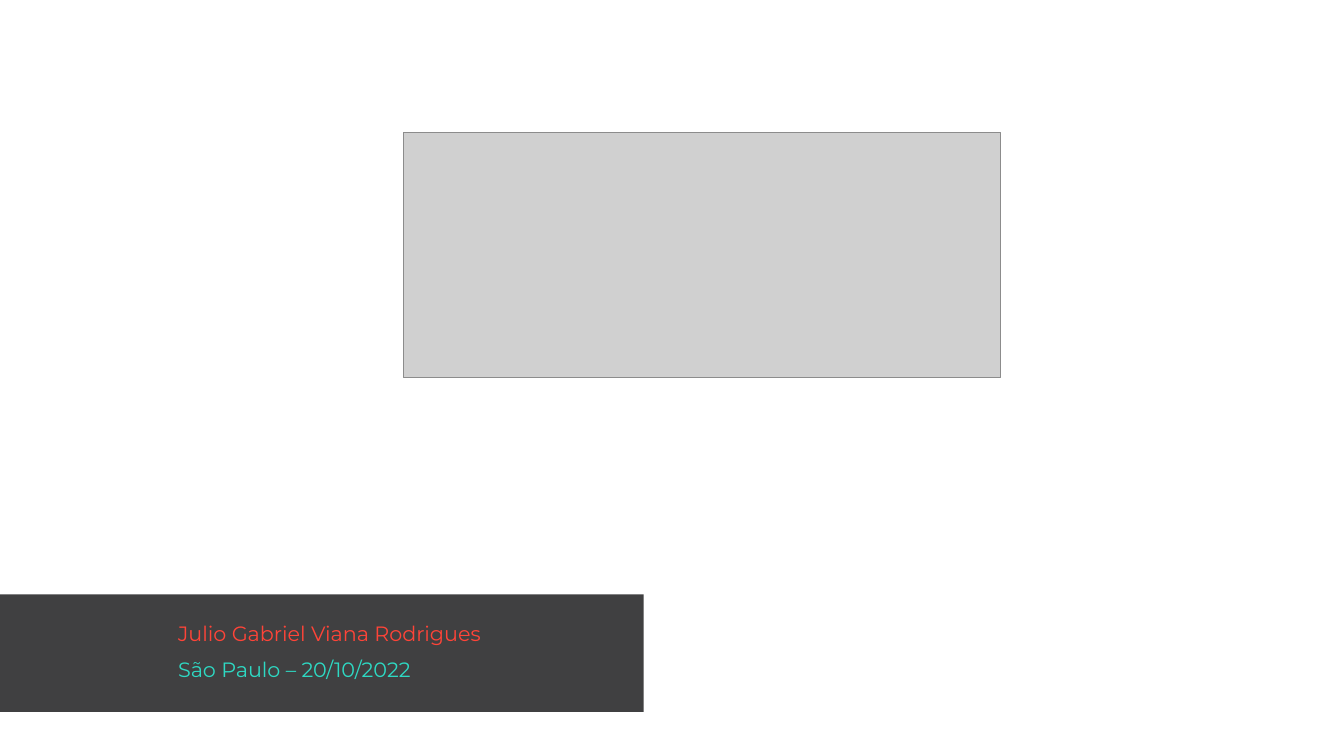
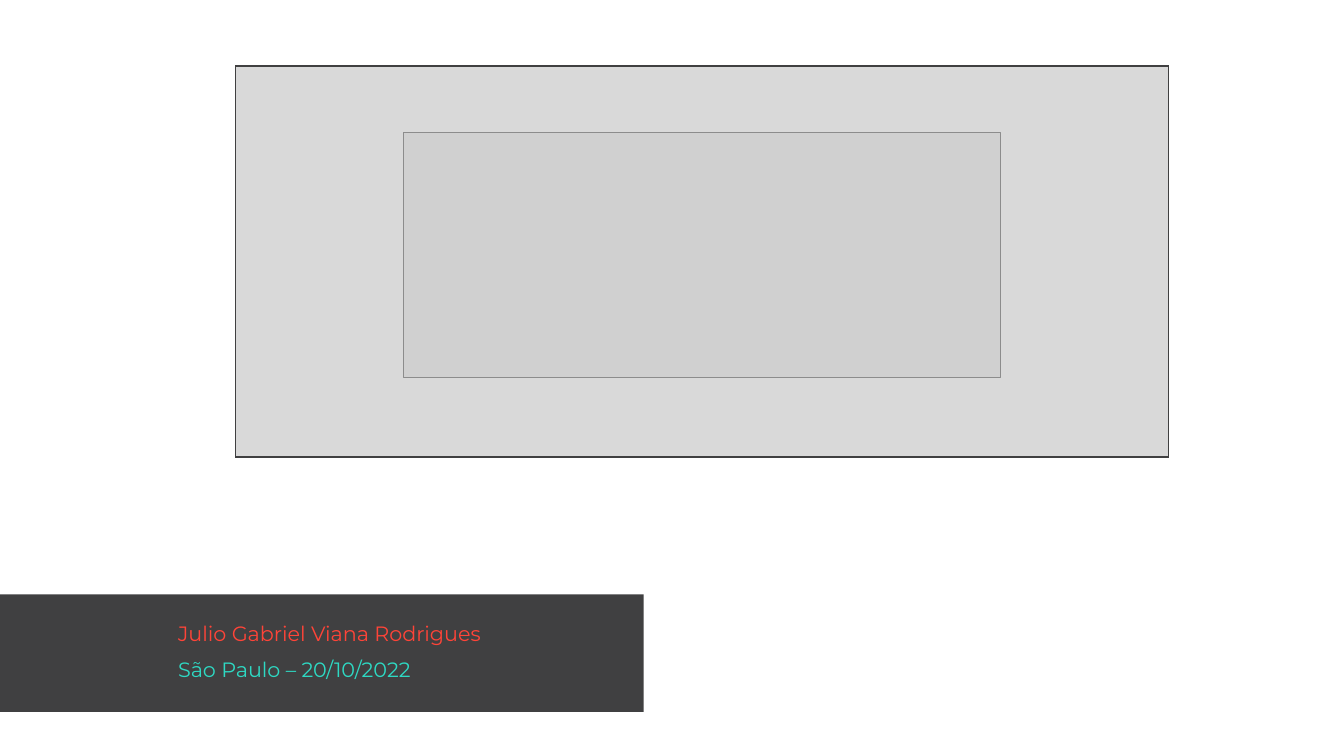
Before and after one commit to vianajulio/Arquivos_WorkShop, a slide deck: slide 1 of Julio_Rodrigues_SP_Apresentacao.pptx. Drawn at 1344x756 pixels with LibreOffice and Linux fonts; fonts in the diff are those of the drawing; grey boxes stand for pictures. Boxes give left, top, right and bottom in pixels: in the first picture for what was removed or moved away, otherwise in the second. Text is boxed around its words. In the diff, an @@ line names an element or a change of style, - is before the commit and + after.

Commit message:
Testando

```diff
--- a/Julio_Rodrigues_SP_Apresentacao.pptx
+++ b/Julio_Rodrigues_SP_Apresentacao.pptx
@@ rectangle added at (x1=236, y1=66, x2=1170, y2=457), fill #D9D9D9, outline #404041 1 pt @@
```
